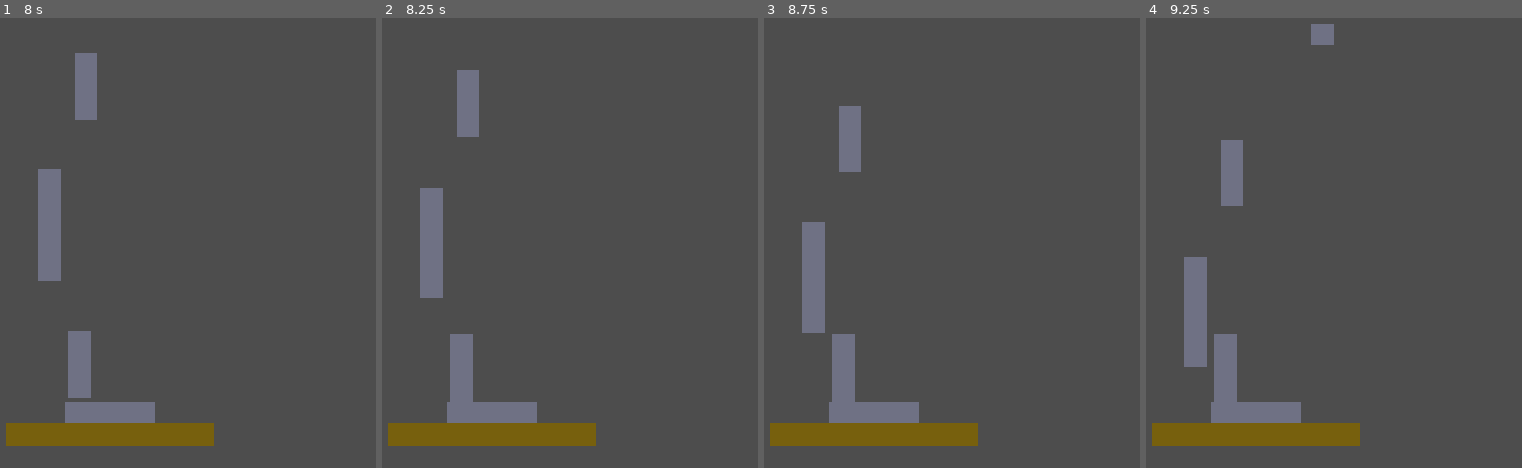
Above: before the commit, frames 1-4 (left to right).
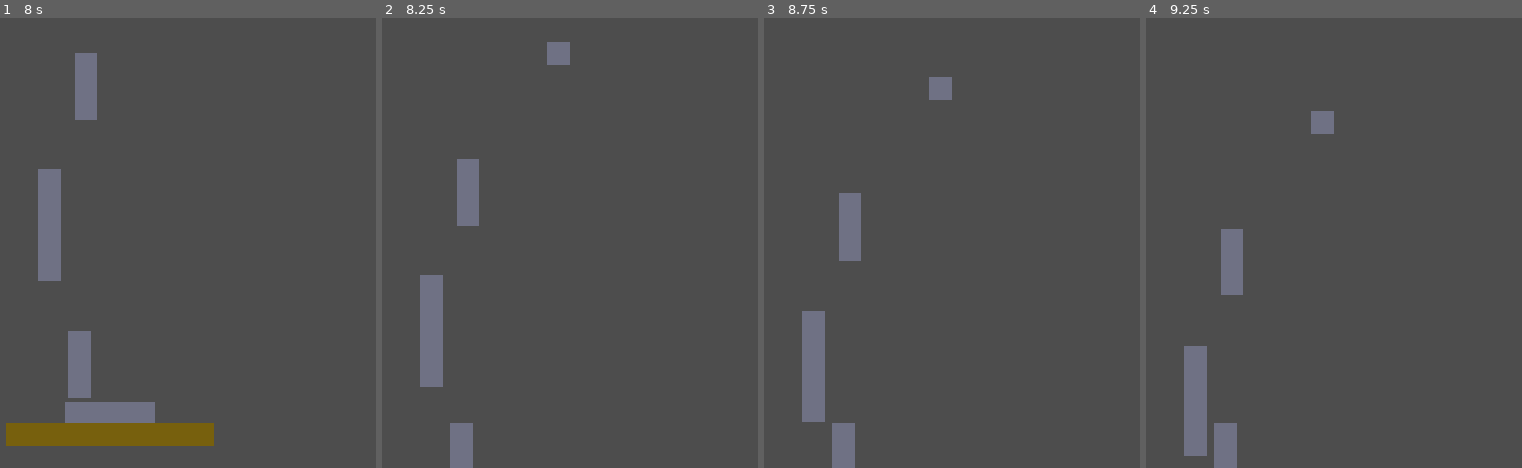
Above: after the commit, the same moments.

Repository: NxtCreator/heap
Game: Godot game, scene res://scenes/main.tscn
Two runs of this game, one before a commit and one after it. Both use one fixed random seed, a clock stepped at 60 frames per second and the inputs below.
Inputs (mouse positions are in pixels of both pictures, inside the frame that each line leads up to):
- Up to frame 1 (8 s): tap Enter at 0.5 s; move the mouse to (285, 220) at 0.52 s; hold Right (move_right) 0.53-2.03 s; tap Alt every 1.5 s from 0.6 to 6.6 s; click (285, 220) at 0.67 s; tap Up (move_up) at 0.77, 1.52, 3.02, 3.77, 4.52, 6.02, 6.77, 7.52 s; move the mouse to (outside the picture) at 1.27 s; tap Shift every 1.5 s from 1.35 to 7.35 s; move the mouse to (191, 144) at 2.02 s; hold Left (move_left) 2.03-2.78 s; move the mouse to (71, 333) at 2.77 s; hold Right (move_right) 2.78-4.28 s; click (71, 333) at 2.92 s; move the mouse to (349, 310) at 3.52 s; move the mouse to (outside the picture) at 4.27 s; hold Left (move_left) 4.28-5.03 s; move the mouse to (150, 243) at 5.02 s; hold Right (move_right) 5.03-5.78 s; click (150, 243) at 5.17 s; move the mouse to (outside the picture) at 5.77 s; hold Left (move_left) 5.78-7.28 s; move the mouse to (285, 220) at 6.52 s; move the mouse to (outside the picture) at 7.27 s; hold Right (move_right) from 7.28 s (still down); click (outside the picture) at 7.42 s
- Up to frame 2 (8.25 s): keep holding Right (move_right); move the mouse to (573, 144) at 8.02 s; tap Alt at 8.1 s
- Up to frame 3 (8.75 s): keep holding Right (move_right)
- Up to frame 4 (9.25 s): keep holding Right (move_right); move the mouse to (1217, 333) at 8.77 s; tap Shift at 8.85 s; tap Up (move_up) at 9.02 s

Frame 1 is identical in both runs. In frame 2, 9.6% of the frame differs, in the area x 1-57%, y 5-100%; in frame 3, 9.6%, in the area x 1-57%, y 13-100%; in frame 4, 9.6%.

Commit message:
Move Camera2D up with the pile's peak via landed signal and CAMERA_OFFSET

Diff:
--- a/scripts/main.gd
+++ b/scripts/main.gd
@@ -2,9 +2,12 @@
 const PLATFORM = preload("res://scenes/platform.tscn")
 const MIN_X = 426
 const MAX_X = 726
+var highest_platform_edge = 584
+const CAMERA_OFFSET = 260
 
 func _on_platform_landed(top_y):
-	print(top_y)
+	highest_platform_edge = min(highest_platform_edge, top_y)
+	$Camera2D.position.y = highest_platform_edge - CAMERA_OFFSET
 
 func _on_timer_timeout() -> void:
 	var platform = PLATFORM.instantiate()
